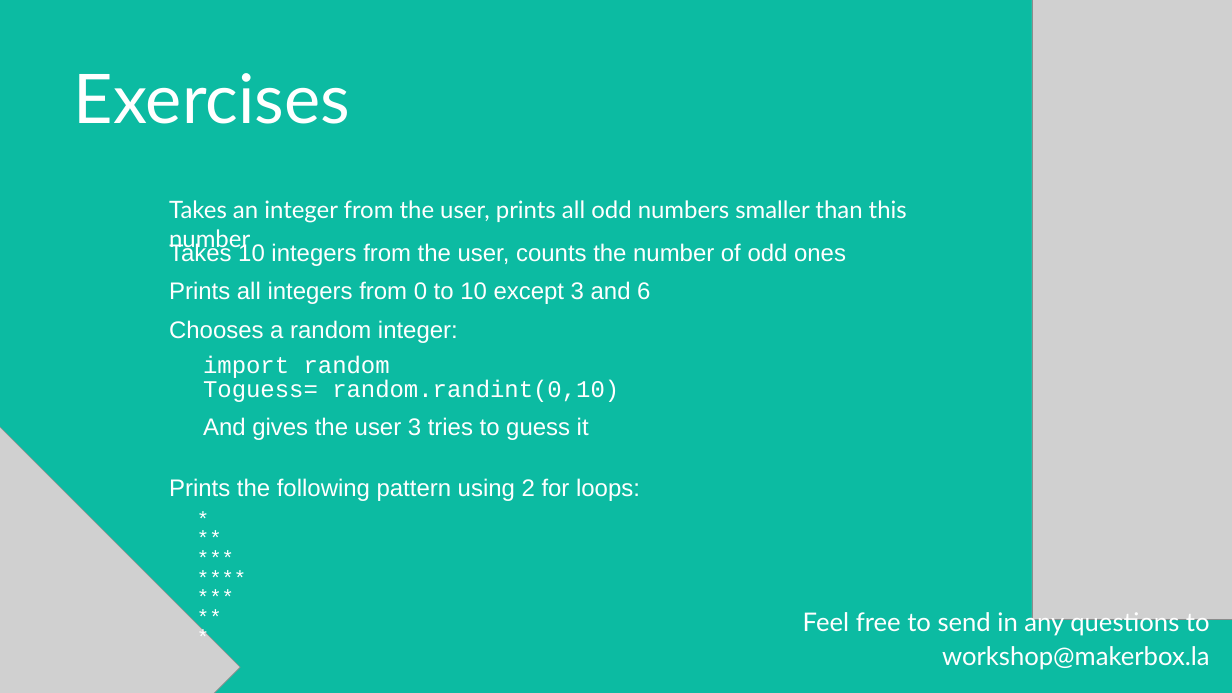
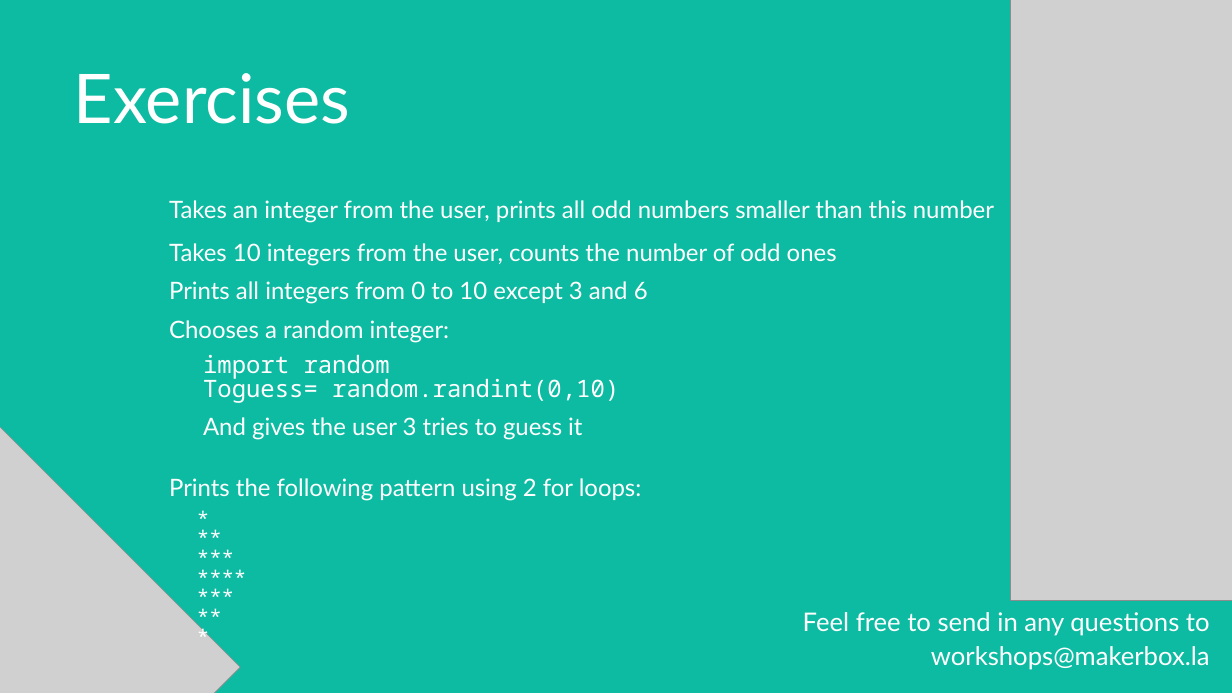
Before and after one commit to makerboxlao/training_resources, a slide deck: slide 24 of Programming_200222/intro.python.workshop.pptx (slide 25 before the commit). Drawn at 1232x693 pixels with LibreOffice and Linux fonts; fonts in the diff are those of the drawing; grey boxes stand for pictures; background and template pictures are left out. Boxes give left, top, right and bottom in pixels: in the first picture for what was removed or moved away, otherwise in the second. Text is boxed around its words. In the diff, an @@ line names an element or a change of style, - is before the commit and + after.

Commit message:
update python workshop documents

```diff
--- a/Programming_200222/intro.python.workshop.pptx
+++ b/Programming_200222/intro.python.workshop.pptx
@@ picture: place and size @@
-picture at box(1032, 0, 1232, 619)
+picture at box(1011, 0, 1232, 600)
@@ text "Takes an integer from the ..." rewrapped from box(169, 200, 907, 223) to box(169, 200, 994, 223) @@
@@ text "import random" at box(203, 354, 619, 403): font Courier New to Noto Sans Mono @@
@@ font Arial to Lato in 5 elements at box(169, 243, 837, 266), box(169, 281, 648, 304), box(169, 320, 450, 343), box(169, 478, 642, 501), box(203, 417, 582, 440) @@
@@ text "*" at box(191, 517, 308, 652): font Courier New to Noto Sans Mono @@
@@ text at box(803, 612, 1210, 670): text changed @@
-Feel free to send in any questions to workshop@makerbox.la
+Feel free to send in any questions to workshops@makerbox.la
```
Also in this commit, not shown: 21 other slides changed, 1 slide added, 1 slide removed, 3 other files.
